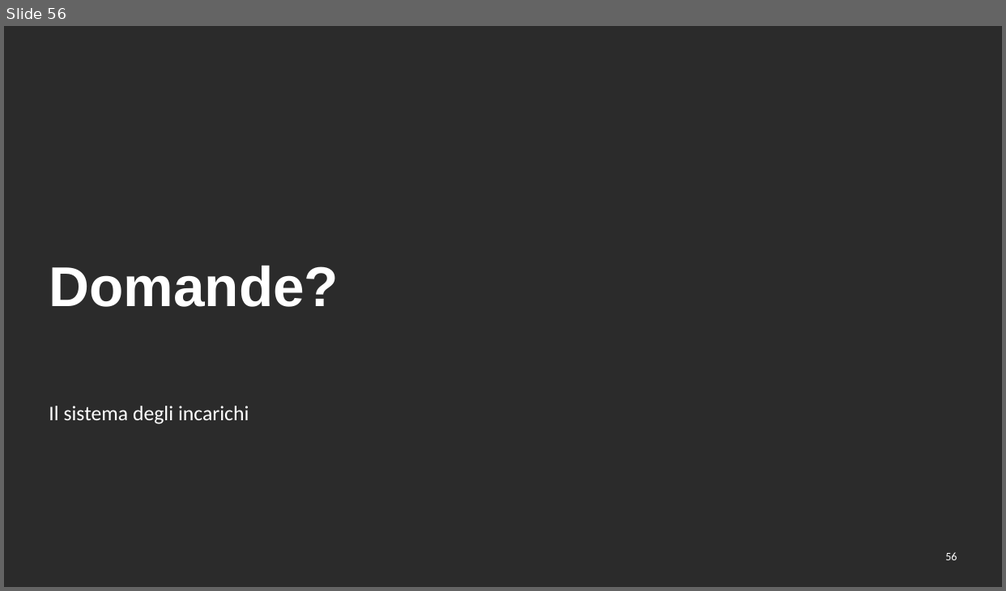
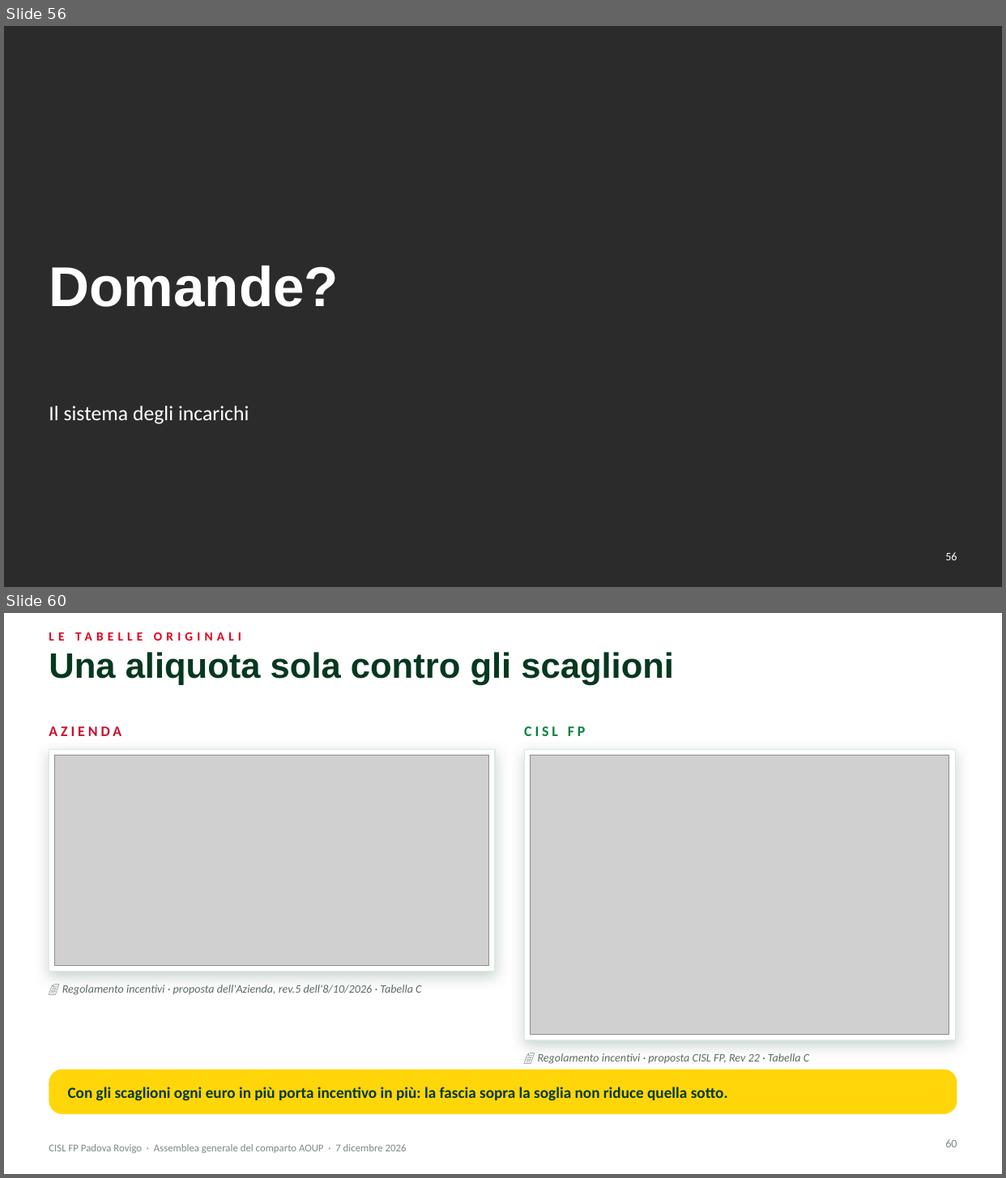
Before and after one commit to aki1806-droid/Prove, a slide deck: produzione/assemblea-2026-12-07/slide/assemblea-2026-12-07.pptx. Shown one above the other, each under a label of ours: slide 56 before the commit, slides 56 and 60 after it; the slides between them are not shown. The pictures are 1006x591 and 1006x1178 pixels, drawn with LibreOffice and Linux fonts; fonts in the diff are those of the drawing; grey boxes stand for pictures; background and template pictures are left out; a plain dark background stands for a picture behind light text. Boxes give left, top, right and bottom in pixels: in the first picture for what was removed or moved away, otherwise in the second. Text is boxed around its words. In the diff, an @@ line names an element or a change of style, - is before the commit and + after.

```diff
--- a/produzione/assemblea-2026-12-07/slide/assemblea-2026-12-07.pptx
+++ b/produzione/assemblea-2026-12-07/slide/assemblea-2026-12-07.pptx
@@ slide 60 added at [4, 613, 1002, 1174], background #FFFFFF @@
@@ text added at [49, 627, 722, 645], 12 pt, text #E2001A, bold @@
+LE TABELLE ORIGINALI
@@ title added at [49, 652, 674, 685], 34 pt, text #06381F, bold @@
+Una aliquota sola contro gli scaglioni
@@ text added at [49, 726, 121, 736], 14 pt, text #C8102E, bold @@
+AZIENDA
@@ text added at [524, 726, 586, 736], 14 pt, text #00843D, bold @@
+CISL FP
@@ rectangle added at [49, 749, 495, 972], fill #FFFFFF, outline #D9EADD 1 pt @@
@@ picture added at [55, 756, 489, 965] @@
@@ rectangle added at [524, 749, 956, 1041], fill #FFFFFF, outline #D9EADD 1 pt @@
@@ picture added at [530, 756, 949, 1035] @@
@@ text added at [62, 985, 421, 995], 11 pt, text #5B6B62, italic @@
+📄 Regolamento incentivi · proposta dell'Azienda, rev.5 dell'8/10/2026 · Tabella C
@@ rounded rectangle added at [49, 1070, 957, 1114], fill #FFD60A @@
@@ text added at [538, 1054, 809, 1064], 11 pt, text #5B6B62, italic @@
+📄 Regolamento incentivi · proposta CISL FP, Rev 22 · Tabella C
@@ text added at [68, 1087, 728, 1101], 15 pt, text #06381F, bold @@
+Con gli scaglioni ogni euro in più porta incentivo in più: la fascia sopra la soglia non riduce quella sotto.
@@ text added at [49, 1144, 407, 1153], 10 pt, text #7A8B81 @@
+CISL FP Padova Rovigo · Assemblea generale del comparto AOUP · 7 dicembre 2026
@@ page number added at [945, 1139, 957, 1148], 11 pt, text #7A8B81 @@
+60
```
Also in this commit, not shown: 2 slides changed, 9 other slides added, 16 other files.
